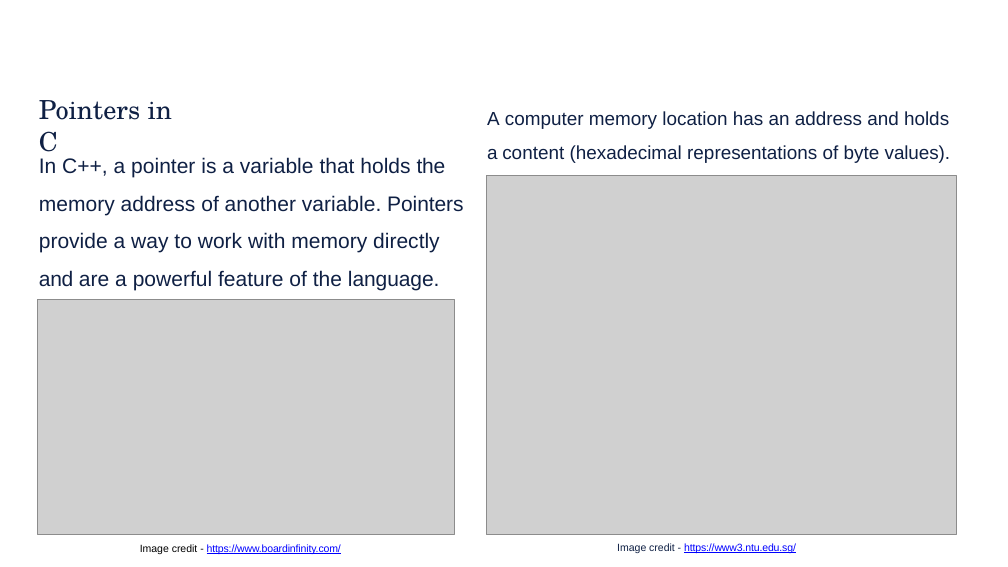
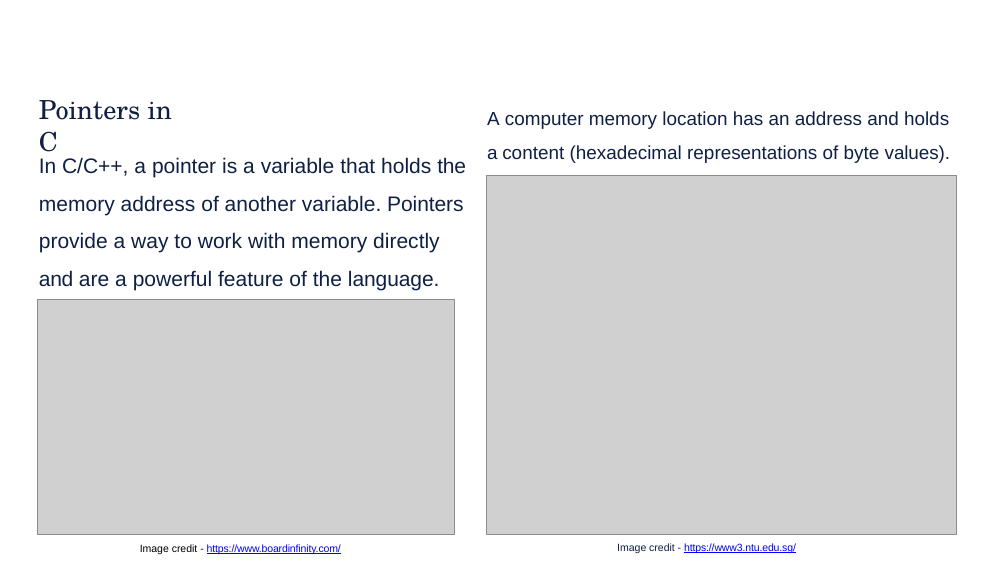
Before and after one commit to rbjohns8/CSC362-Spring-2026, a slide deck: slide 3 of Lecture Slides/05 - Programming Beyond the Basics.pptx. Drawn at 1008x567 pixels with LibreOffice and Linux fonts; fonts in the diff are those of the drawing; grey boxes stand for pictures; background and template pictures are left out. Boxes give left, top, right and bottom in pixels: in the first picture for what was removed or moved away, otherwise in the second. Text is boxed around its words. In the diff, an @@ line names an element or a change of style, - is before the commit and + after.

Commit message:
Adding Lecture 07

```diff
--- a/Lecture Slides/05 - Programming Beyond the Basics.pptx
+++ b/Lecture Slides/05 - Programming Beyond the Basics.pptx
@@ text at (x1=39, y1=157, x2=466, y2=291): text changed @@
-In C++, a pointer is a variable that holds the memory address of another variable. Pointers provide a way to work with memory directly and are a powerful feature of the language.
+In C/C++, a pointer is a variable that holds the memory address of another variable. Pointers provide a way to work with memory directly and are a powerful feature of the language.
```
Also in this commit, not shown: 2 other files.
